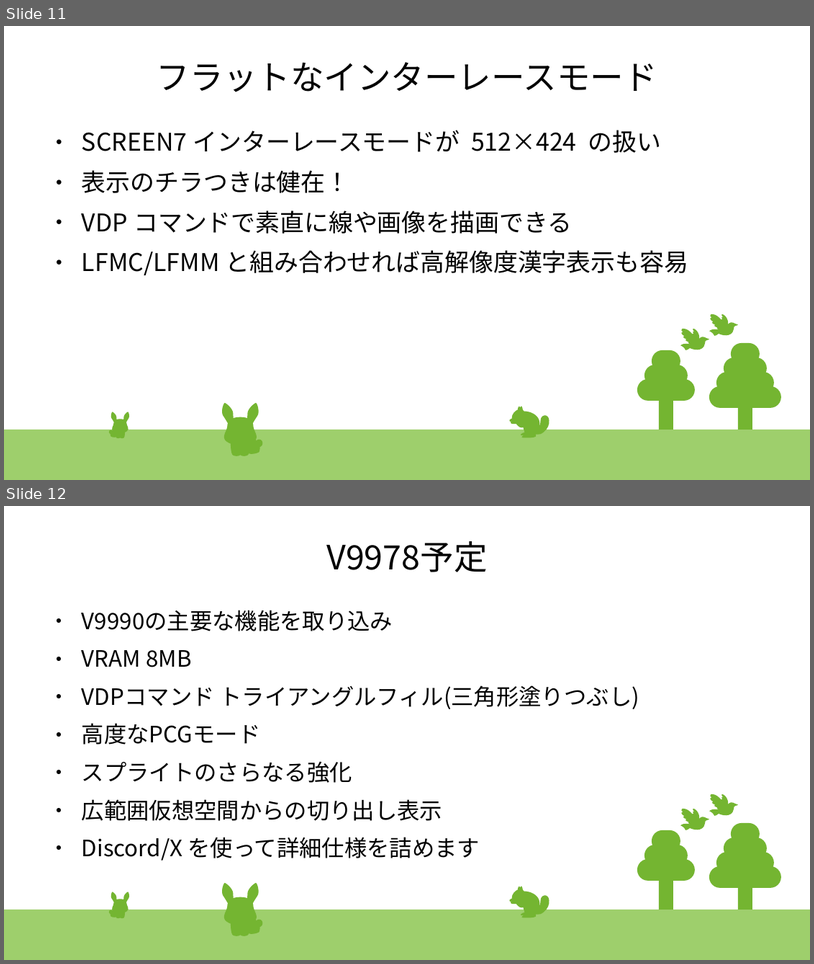
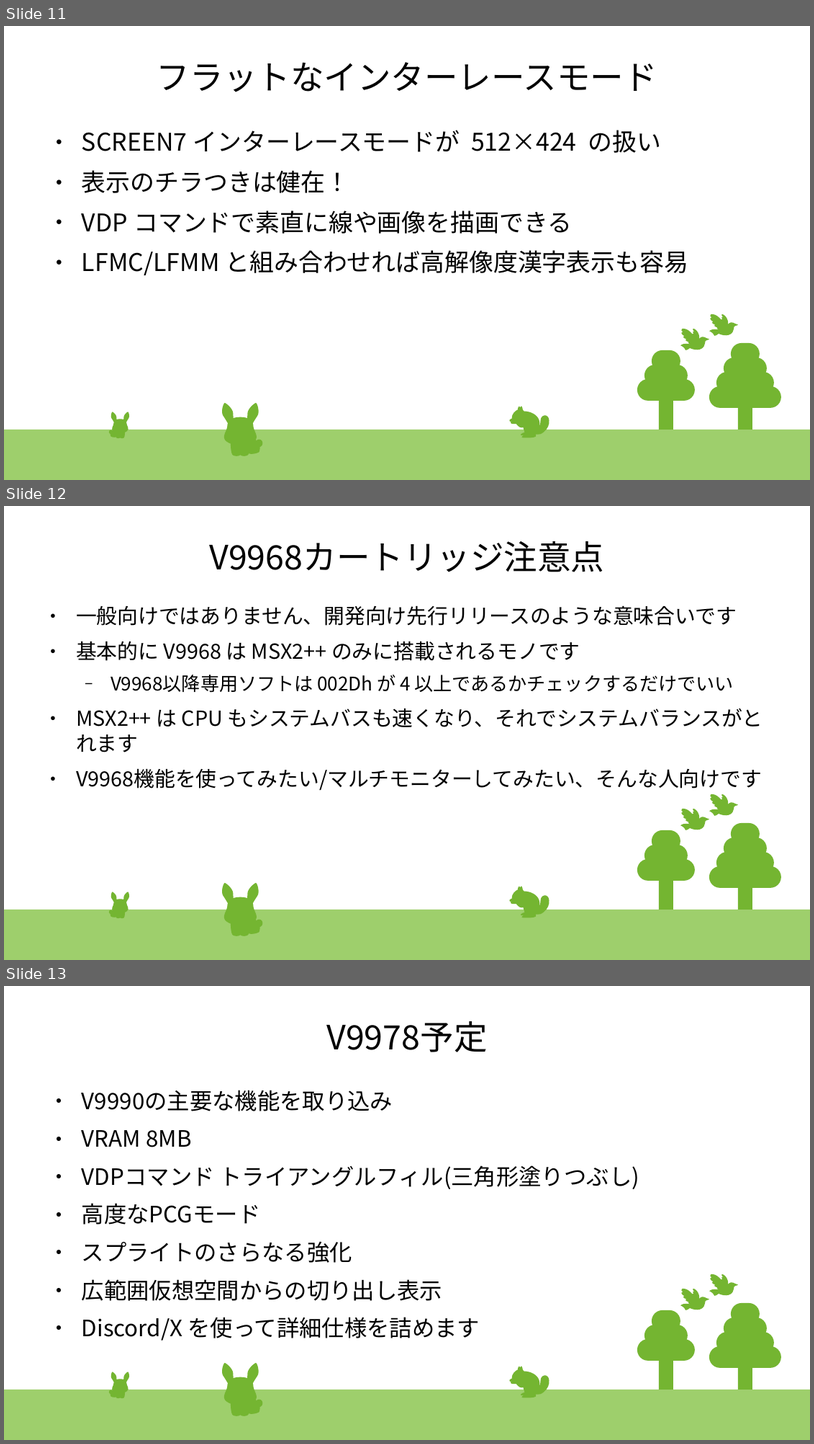
Before and after one commit to hra1129/TangCartMSX, a slide deck: RTL/tangnano20k_vdp_cartridge_rev2_step1/src/th9958/devcon/doc/2025_Dec_13th_v9968progress.odp. Shown one above the other, each under a label of ours: slides 11 and 12 before the commit, slides 11, 12 and 13 after it. The pictures are 814x964 and 814x1444 pixels, drawn with LibreOffice and Linux fonts; fonts in the diff are those of the drawing. Boxes give left, top, right and bottom in pixels: in the first picture for what was removed or moved away, otherwise in the second. Text is boxed around its words. In the diff, an @@ line names an element or a change of style, - is before the commit and + after.

```diff
--- a/RTL/tangnano20k_vdp_cartridge_rev2_step1/src/th9958/devcon/doc/2025_Dec_13th_v9968progress.odp
+++ b/RTL/tangnano20k_vdp_cartridge_rev2_step1/src/th9958/devcon/doc/2025_Dec_13th_v9968progress.odp
@@ slide 12 added at bbox=[4, 506, 810, 960], background #FFFFFF; not listed: 87 template elements that a slide beside it also shows @@
@@ title added at bbox=[209, 541, 604, 572], 33 pt, text #000000 @@
+V9968カートリッジ注意点
@@ text added at bbox=[76, 605, 763, 790], 20.4 pt, text #000000 @@
+● 一般向けではありません、開発向け先行リリースのような意味合いです
+● 基本的に V9968 は MSX2++ のみに搭載されるモノです
+  − V9968以降専用ソフトは 002Dh が 4 以上であるかチェックするだけでいい
+● MSX2++ は CPU もシステムバスも速くなり、それでシステムバランスがとれます
+● V9968機能を使ってみたい/マルチモニターしてみたい、そんな人向けです
@@ what was slide 12 is now slide 13 @@
```
Also in this commit, not shown: 21 other files.
